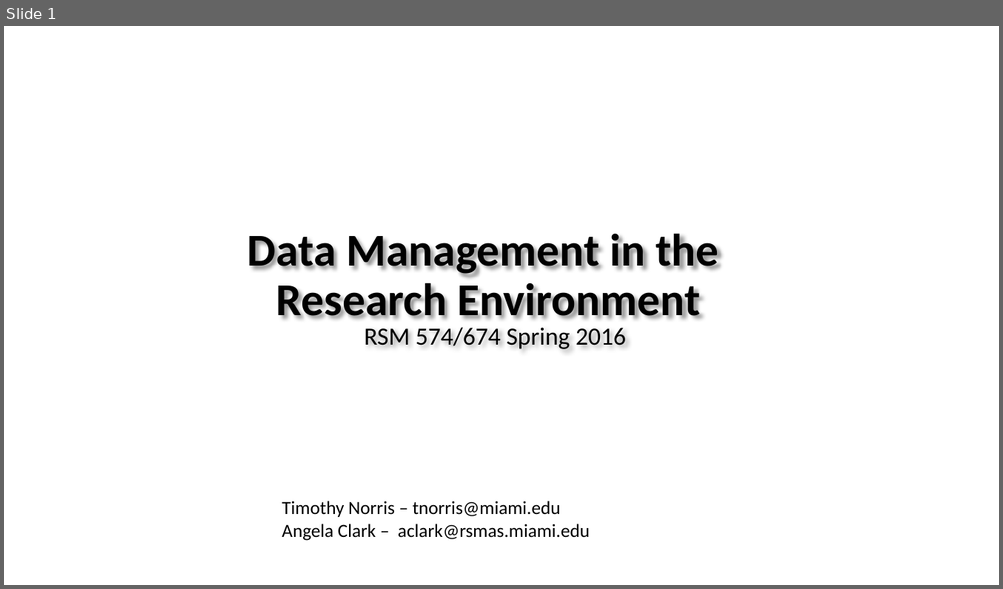
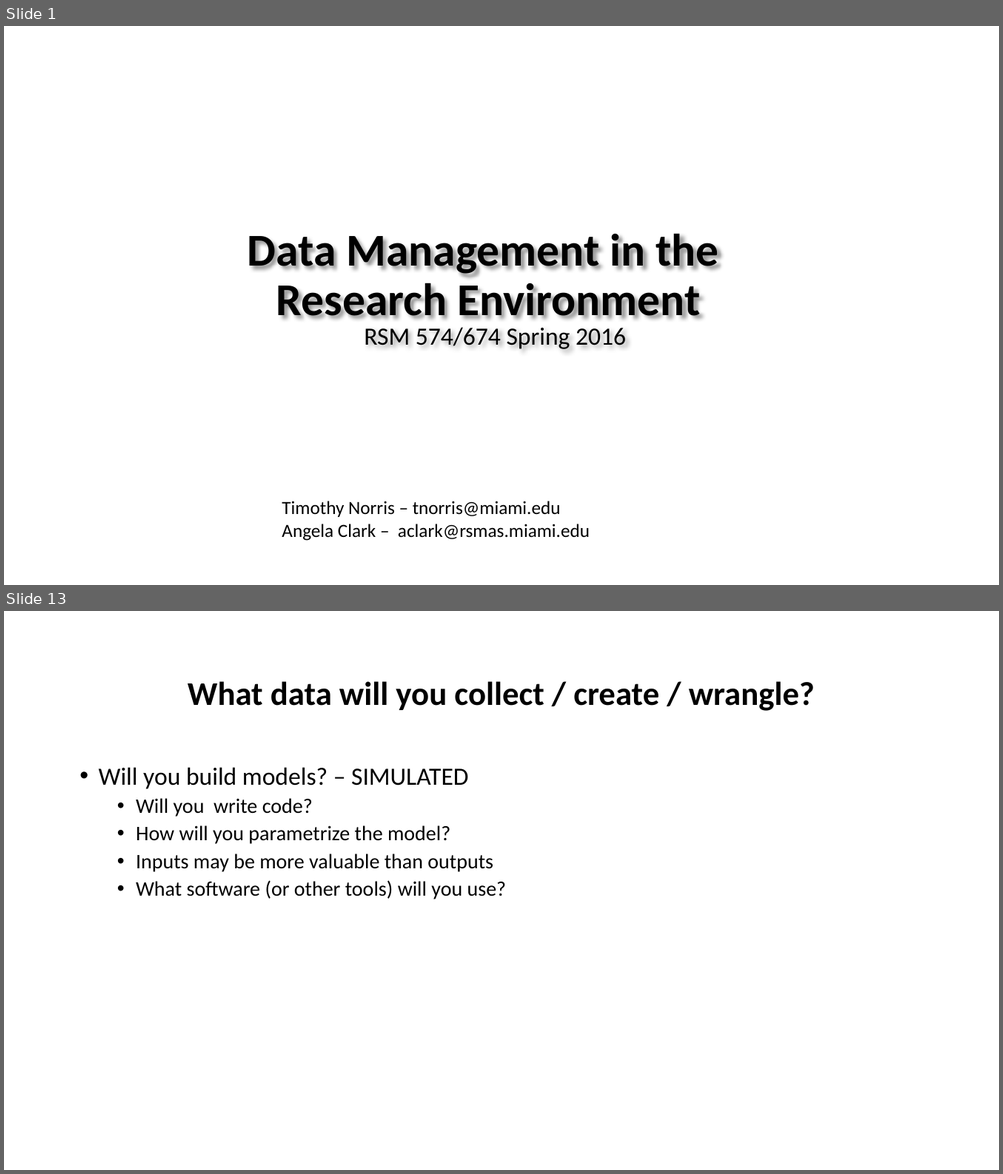
Before and after one commit to tibbben/teaching.data.literacy, a slide deck: UM_DataManagementClass/Lessons/03/03_firstMeeting.pptx. Shown one above the other, each under a label of ours: slide 1 before the commit, slides 1 and 13 after it; the slides between them are not shown. The pictures are 1003x589 and 1003x1174 pixels, drawn with LibreOffice and Linux fonts; fonts in the diff are those of the drawing; background and template pictures are left out. Boxes give left, top, right and bottom in pixels: in the first picture for what was removed or moved away, otherwise in the second. Text is boxed around its words. In the diff, an @@ line names an element or a change of style, - is before the commit and + after.

```diff
--- a/UM_DataManagementClass/Lessons/03/03_firstMeeting.pptx
+++ b/UM_DataManagementClass/Lessons/03/03_firstMeeting.pptx
@@ slide 13 added at <box>4,611,999,1170</box>, background #FFFFFF @@
@@ title added at <box>188,681,814,711</box>, 32 pt, text #000000, bold @@
+What data will you collect / create / wrangle?
@@ text added at <box>99,767,506,900</box>, 20 pt, text #000000 @@
+• Will you build models? – SIMULATED
+  • Will you write code?
+  • How will you parametrize the model?
+  • Inputs may be more valuable than outputs
+  • What software (or other tools) will you use?
```
Also in this commit, not shown: 19 other slides added, 1 other file.
